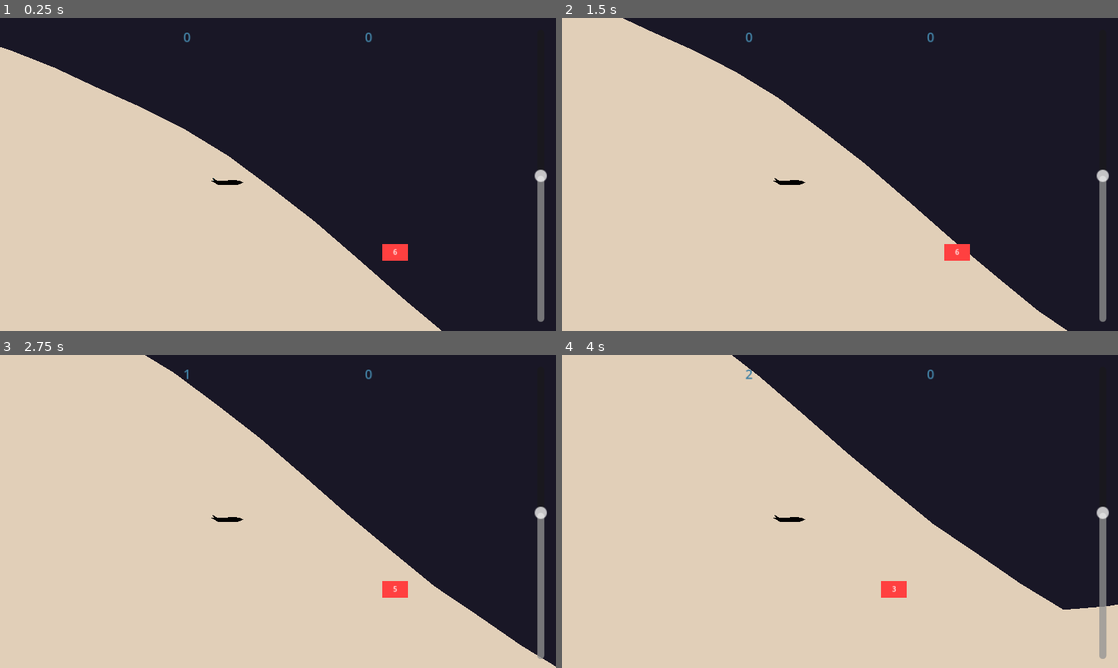
Above: before the commit, frames 1-4 (two rows, left to right).
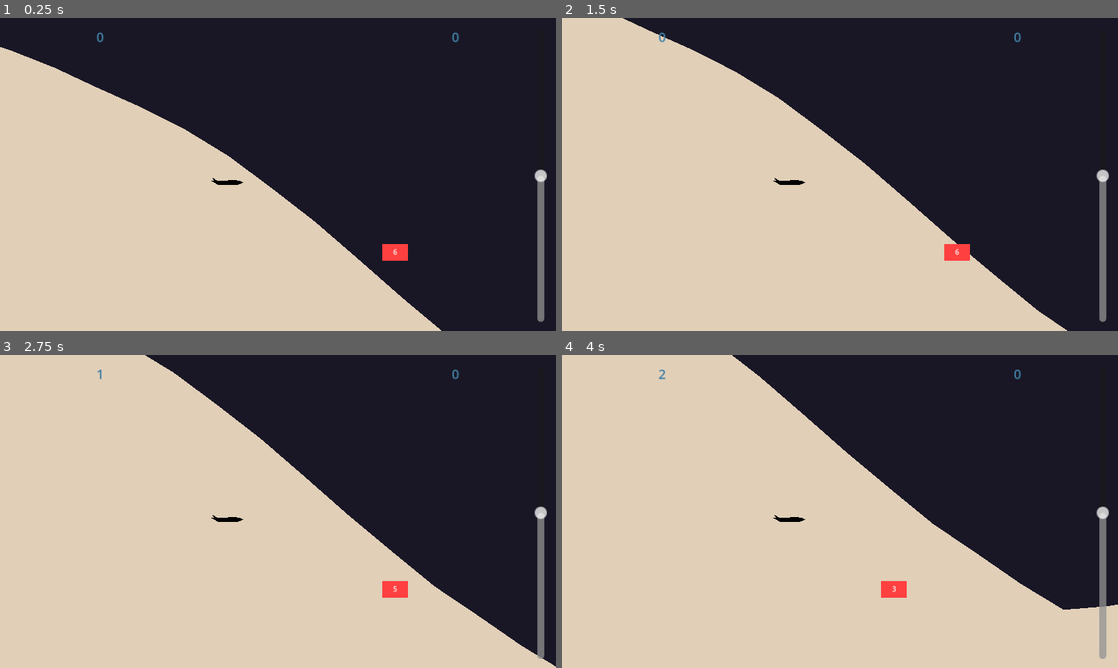
Above: after the commit, the same moments.

Repository: DvirKomlosh/glider
Game: Godot game, scene res://Scences/Main.tscn
The game is run twice, just before and just after one commit, with the same random seed, the same clock (stepped at 60 frames per second) and the same inputs.
Inputs:
- Up to frame 1 (0.25 s): no input
- Up to frame 2 (1.5 s): tap Space at 0.77 s
- Up to frame 3 (2.75 s): tap Space at 1.52 s
- Up to frame 4 (4 s): tap Space at 3.02, 3.77 s

The runs differ from the first frame. In frame 1, 0.1% of the frame differs, in the area x 17-83%, y 4-8%; in frame 2, 0.1%; in frame 3, less than 0.1%; in frame 4, less than 0.1%.

Commit message:
fixed vibrations, sound and HUD

Diff:
--- a/Scences/HeadsUpDisplay.tscn
+++ b/Scences/HeadsUpDisplay.tscn
@@ -22,7 +22,7 @@
 
 [node name="HBoxContainer" type="HBoxContainer" parent="MarginContainer"]
 layout_mode = 2
-theme_override_constants/separation = 400
+theme_override_constants/separation = 800
 alignment = 1
 
 [node name="Distance" type="Label" parent="MarginContainer/HBoxContainer"]
--- a/Scences/Main.tscn
+++ b/Scences/Main.tscn
@@ -91,6 +91,20 @@
 "method": &"start_screen_shake"
 }]
 }
+tracks/3/type = "method"
+tracks/3/imported = false
+tracks/3/enabled = true
+tracks/3/path = NodePath(".")
+tracks/3/interp = 1
+tracks/3/loop_wrap = true
+tracks/3/keys = {
+"times": PackedFloat32Array(0.00999999),
+"transitions": PackedFloat32Array(1),
+"values": [{
+"args": [600],
+"method": &"_vibrate_screen"
+}]
+}
 
 [sub_resource type="Animation" id="Animation_lur6t"]
 resource_name = "in_hoop"
@@ -131,6 +145,20 @@
 "values": [{
 "args": [15.0],
 "method": &"start_screen_shake"
+}]
+}
+tracks/3/type = "method"
+tracks/3/imported = false
+tracks/3/enabled = true
+tracks/3/path = NodePath(".")
+tracks/3/interp = 1
+tracks/3/loop_wrap = true
+tracks/3/keys = {
+"times": PackedFloat32Array(0.02),
+"transitions": PackedFloat32Array(1),
+"values": [{
+"args": [250],
+"method": &"_vibrate_screen"
 }]
 }
 
--- a/Scripts/Main.gd
+++ b/Scripts/Main.gd
@@ -32,7 +32,6 @@
 		best_distance = file.get_var(best_distance)
 		best_score = file.get_var(best_score)
 	else:
-		print("no data saved...")
 		best_distance = 0
 		best_score = 0
 
@@ -68,7 +67,7 @@
 		glider.in_hoop(combo)
 		score += combo
 		combo += 1
-
+		animation_player.seek(0, true)
 		animation_player.play("in_hoop")
 
 func _out_hoop() -> void:
@@ -91,3 +90,6 @@
 
 func _on_ready_to_set_glider_position(pos_x: float, pos_y: float) -> void:
 	starting_glider_position = Vector2(pos_x, pos_y + 500)
+
+func _vibrate_screen(millieseconds: int):
+	Input.vibrate_handheld(millieseconds)
--- a/Scripts/glider.gd
+++ b/Scripts/glider.gd
@@ -44,7 +44,7 @@
 	'''
 	var speed = velocity.length()
 	var halflife = 0.05
-	var base_volume = -10
+	var base_volume = 0
 	var target_volume = base_volume + linear_to_db(sigmoid(speed/30000.0))
 
 	var new_volume = lerp(wind_player.volume_db,target_volume, (1 - 2 ** (-delta / halflife)))
Not shown, changed: export_presets.cfg
